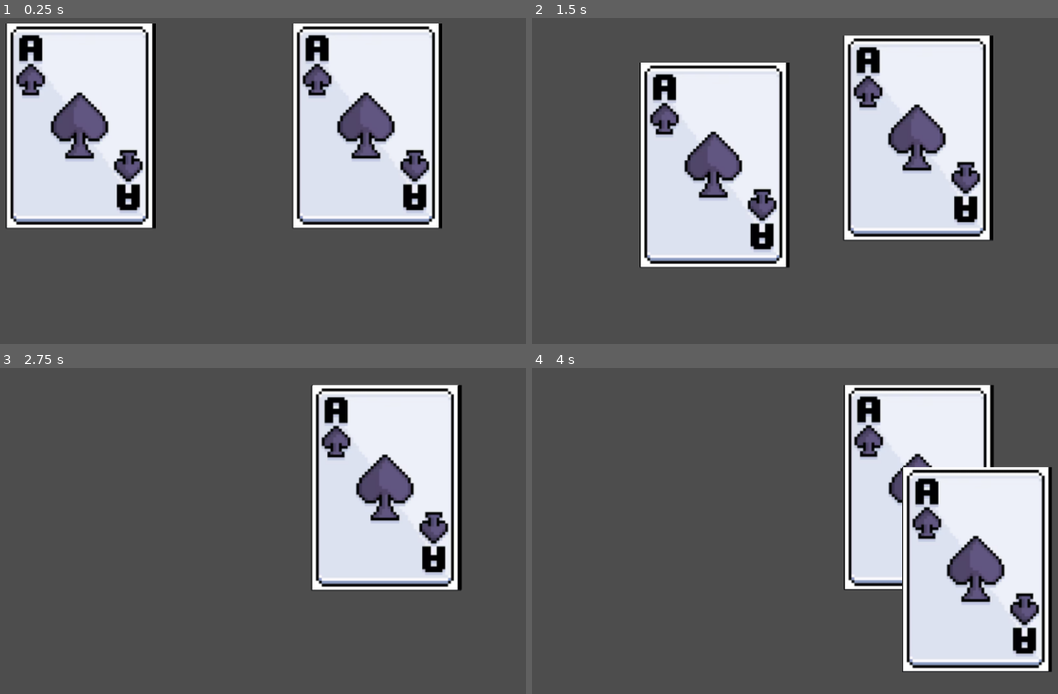
Above: before the commit, frames 1-4 (two rows, left to right).
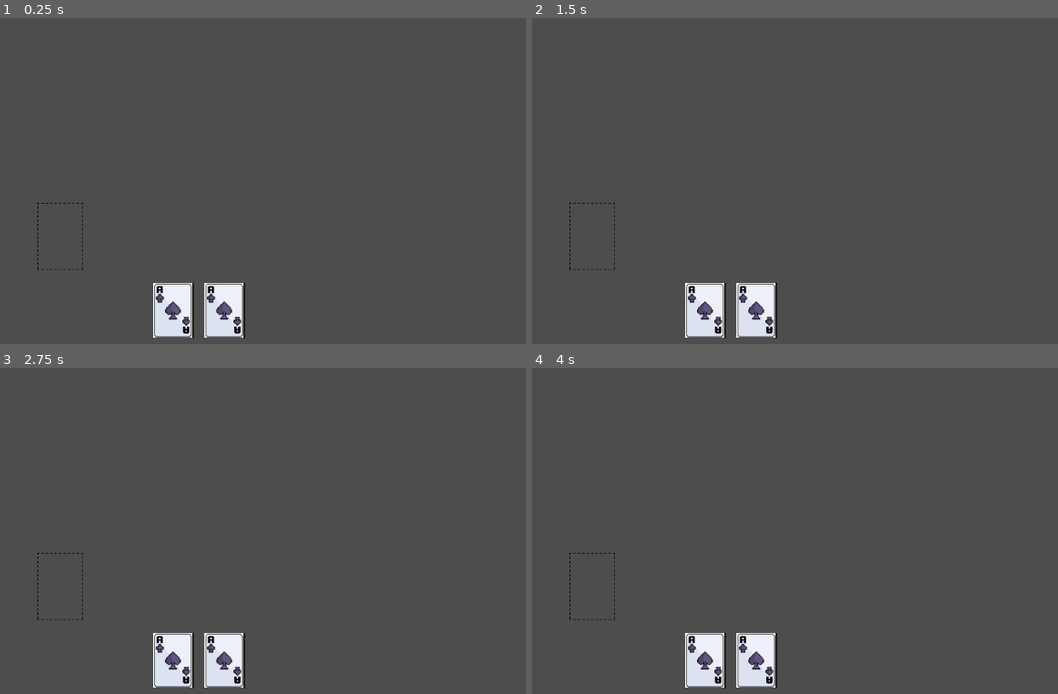
Above: after the commit, the same moments.

Repository: AleksievBorislav/CardGame
Game: Godot game, scene res://Main.tscn
Two runs of this game, one before a commit and one after it. Both use one fixed random seed, a clock stepped at 60 frames per second and the inputs below.
Inputs (mouse positions are in pixels of both pictures, inside the frame that each line leads up to):
- Up to frame 1 (0.25 s): no input
- Up to frame 2 (1.5 s): tap Enter at 0.5 s; move the mouse to (921, 138) at 0.52 s; click (921, 138) at 0.67 s; tap Space at 1.25 s; drag from (610, 177) to (921, 138) at 1.27 s
- Up to frame 3 (2.75 s): tap Enter at 2 s; move the mouse to (299, 420) at 2.02 s; click (299, 420) at 2.17 s
- Up to frame 4 (4 s): tap Space at 2.75 s; drag from (721, 589) to (921, 488) at 2.77 s; tap Enter at 3.5 s; move the mouse to (979, 570) at 3.52 s; click (979, 570) at 3.67 s

The runs differ from the first frame. In frame 1, 37% of the frame differs, in the area x 1-85%, y 1-99%; in frame 2, 37%, in the area x 7-88%, y 5-99%; in frame 3, 20%; in frame 4, 31%.
Error before the commit: Invalid access of index '0' on a base object of type: 'Array[Dictionary]'. (res://CardClickScript.gd:32)

Commit message:
card slotting

Diff:
--- /dev/null
+++ b/new-game-project/Card.gd
@@ -0,0 +1,14 @@
+extends Node2D
+
+signal hovered
+signal hovered_off
+
+func _ready() -> void:
+
+	get_parent().connect_card_signals(self)
+
+func _on_area_2d_mouse_entered() -> void:
+	emit_signal("hovered", self)
+
+func _on_area_2d_mouse_exited() -> void:
+	emit_signal("hovered_off", self)
--- a/new-game-project/CardClickScript.gd
+++ b/new-game-project/CardClickScript.gd
@@ -2,6 +2,7 @@
 
 var card_being_dragged
 var screen_size
+var is_hovering_on_card
 
 func _ready() -> void:
 	screen_size = get_viewport_rect().size
@@ -17,10 +18,34 @@
 		if event.is_pressed():
 			var card = raycast_check_for_card()
 			if card:
-				card_being_dragged = card
+				start_drag(card)
 
 		else:
-			card_being_dragged = null
+			finish_drag()
+
+func start_drag(card):
+	card_being_dragged = card
+
+func finish_drag():
+	var card_slot_found = raycast_check_for_card_slot()
+	if card_slot_found and not card_slot_found.card_in_slot:
+		card_being_dragged.position = card_slot_found.position
+		card_being_dragged.get_node("Area2D/CollisionShape2D").disabled = true;
+		card_slot_found.card_in_slot = true;
+	card_being_dragged = null
+
+func raycast_check_for_card_slot():
+		var space_state = get_world_2d().direct_space_state
+		var parameters = PhysicsPointQueryParameters2D.new()
+		parameters.position = get_global_mouse_position()
+		parameters.collide_with_areas = true
+		parameters.collision_mask = 2
+		var result = space_state.intersect_point(parameters)
+		if result:
+			return result[0].collider.get_parent()
+		else:
+			return null
+
 
 func raycast_check_for_card():
 		var space_state = get_world_2d().direct_space_state
@@ -29,4 +54,48 @@
 		parameters.collide_with_areas = true
 		parameters.collision_mask = 1
 		var result = space_state.intersect_point(parameters)
-		return result[0].collider.get_parent()
+		if result:
+			return get_highest_z_index_card(result)
+		else:
+			return null
+
+func get_highest_z_index_card(cards):
+	if (cards):
+		var z_card = cards[0].collider.get_parent()
+		var z_index = z_card.z_index
+
+		for i in range(1, cards.size()):
+			var current_card = cards[i].collider.get_parent()
+			if (current_card.z_index > z_index):
+				z_card = current_card
+				z_index = current_card.z_index
+		return z_card
+	else:
+		return null
+
+func connect_card_signals(card):
+	card.connect("hovered", on_hovered_over_card)
+	card.connect("hovered_off", on_hovered_off_over_card)
+
+func on_hovered_over_card(card):
+	if !is_hovering_on_card:
+		is_hovering_on_card = true
+		highlight_card(card, true)
+
+func on_hovered_off_over_card(card):
+	highlight_card(card, false)
+	var new_card_hovered = raycast_check_for_card()
+	if new_card_hovered:
+		highlight_card(new_card_hovered, true)
+
+	else:
+		is_hovering_on_card = false
+
+
+func highlight_card(card, hovered):
+	if hovered:
+		card.scale = Vector2(0.28, 0.28)
+		card.z_index = 2;
+	else:
+		card.scale = Vector2(0.27, 0.27)
+		card.z_index = 1
--- a/new-game-project/Main.tscn
+++ b/new-game-project/Main.tscn
@@ -1,15 +1,26 @@
-[gd_scene load_steps=3 format=3 uid="uid://d01ylllvr1lpy"]
+[gd_scene load_steps=5 format=3 uid="uid://d01ylllvr1lpy"]
 
 [ext_resource type="PackedScene" uid="uid://bxakpxy8fj45s" path="res://card.tscn" id="1_glv2v"]
 [ext_resource type="Script" uid="uid://df871mnru8qdm" path="res://CardClickScript.gd" id="1_uu6xs"]
+[ext_resource type="PackedScene" uid="uid://c5jm2nv2n5je6" path="res://card_slot.tscn" id="3_r0du0"]
+[ext_resource type="Script" uid="uid://470xxmavhqrw" path="res://card_slot.gd" id="4_cm0pq"]
 
 [node name="Main" type="Node2D"]
 
-[node name="Manager" type="Node2D" parent="."]
+[node name="CardManager" type="Node2D" parent="."]
 script = ExtResource("1_uu6xs")
 
-[node name="Card" parent="Manager" instance=ExtResource("1_glv2v")]
-position = Vector2(346, 273)
+[node name="Card" parent="CardManager" instance=ExtResource("1_glv2v")]
+position = Vector2(492, 565)
+scale = Vector2(0.27, 0.27)
 
-[node name="Card2" parent="Manager" instance=ExtResource("1_glv2v")]
-position = Vector2(799, 273)
+[node name="Card2" parent="CardManager" instance=ExtResource("1_glv2v")]
+position = Vector2(573, 565)
+scale = Vector2(0.27, 0.27)
+
+[node name="SlotManager" type="Node2D" parent="CardManager"]
+
+[node name="CardSlot" parent="." instance=ExtResource("3_r0du0")]
+position = Vector2(313, 447)
+scale = Vector2(0.4, 0.4)
+script = ExtResource("4_cm0pq")
--- a/new-game-project/card.tscn
+++ b/new-game-project/card.tscn
@@ -1,11 +1,13 @@
-[gd_scene load_steps=3 format=3 uid="uid://bxakpxy8fj45s"]
+[gd_scene load_steps=4 format=3 uid="uid://bxakpxy8fj45s"]
 
 [ext_resource type="Texture2D" uid="uid://b3o8yospisqwj" path="res://Screenshot 2025-03-24 202914.png" id="1_kikvd"]
+[ext_resource type="Script" uid="uid://fa72x2hibfa8" path="res://Card.gd" id="1_rjlel"]
 
 [sub_resource type="RectangleShape2D" id="RectangleShape2D_uu6xs"]
 size = Vector2(237, 324)
 
 [node name="Ace of spades" type="Node2D"]
+script = ExtResource("1_rjlel")
 
 [node name="card image" type="Sprite2D" parent="."]
 texture = ExtResource("1_kikvd")
@@ -15,3 +17,6 @@
 [node name="CollisionShape2D" type="CollisionShape2D" parent="Area2D"]
 position = Vector2(0.5, -1)
 shape = SubResource("RectangleShape2D_uu6xs")
+
+[connection signal="mouse_entered" from="Area2D" to="." method="_on_area_2d_mouse_entered"]
+[connection signal="mouse_exited" from="Area2D" to="." method="_on_area_2d_mouse_exited"]
--- /dev/null
+++ b/new-game-project/card_slot.gd
@@ -0,0 +1,3 @@
+extends Node2D
+
+var card_in_slot = false
--- /dev/null
+++ b/new-game-project/card_slot.tscn
@@ -0,0 +1,18 @@
+[gd_scene load_steps=3 format=3 uid="uid://c5jm2nv2n5je6"]
+
+[ext_resource type="Texture2D" uid="uid://4q0y48lgho5t" path="res://CardSlot.png" id="1_qx3y6"]
+
+[sub_resource type="RectangleShape2D" id="RectangleShape2D_cm0pq"]
+size = Vector2(176, 263)
+
+[node name="CardSlot" type="Node2D"]
+
+[node name="Sprite2D" type="Sprite2D" parent="."]
+texture = ExtResource("1_qx3y6")
+
+[node name="Area2D" type="Area2D" parent="."]
+collision_layer = 2
+collision_mask = 2
+
+[node name="CollisionShape2D" type="CollisionShape2D" parent="Area2D"]
+shape = SubResource("RectangleShape2D_cm0pq")
Not shown, added: new-game-project/Card.gd.uid
Binary file added: new-game-project/CardSlot.png
Not shown, added: new-game-project/CardSlot.png.import
Not shown, added: new-game-project/card_slot.gd.uid
